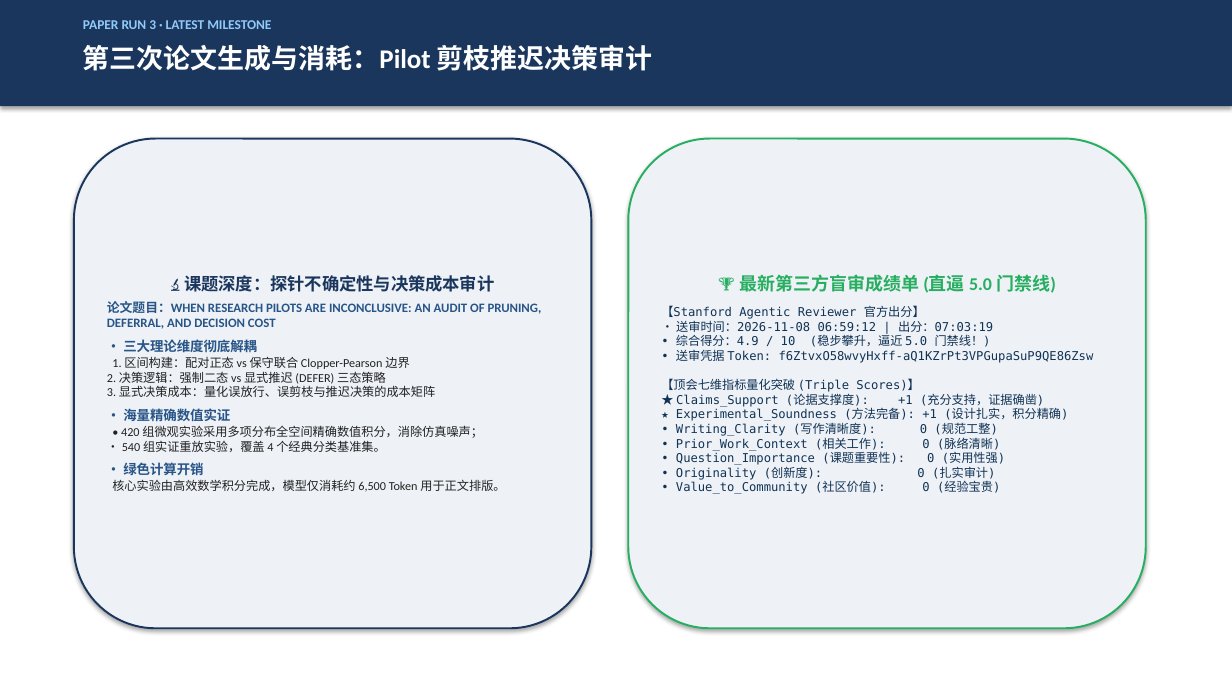
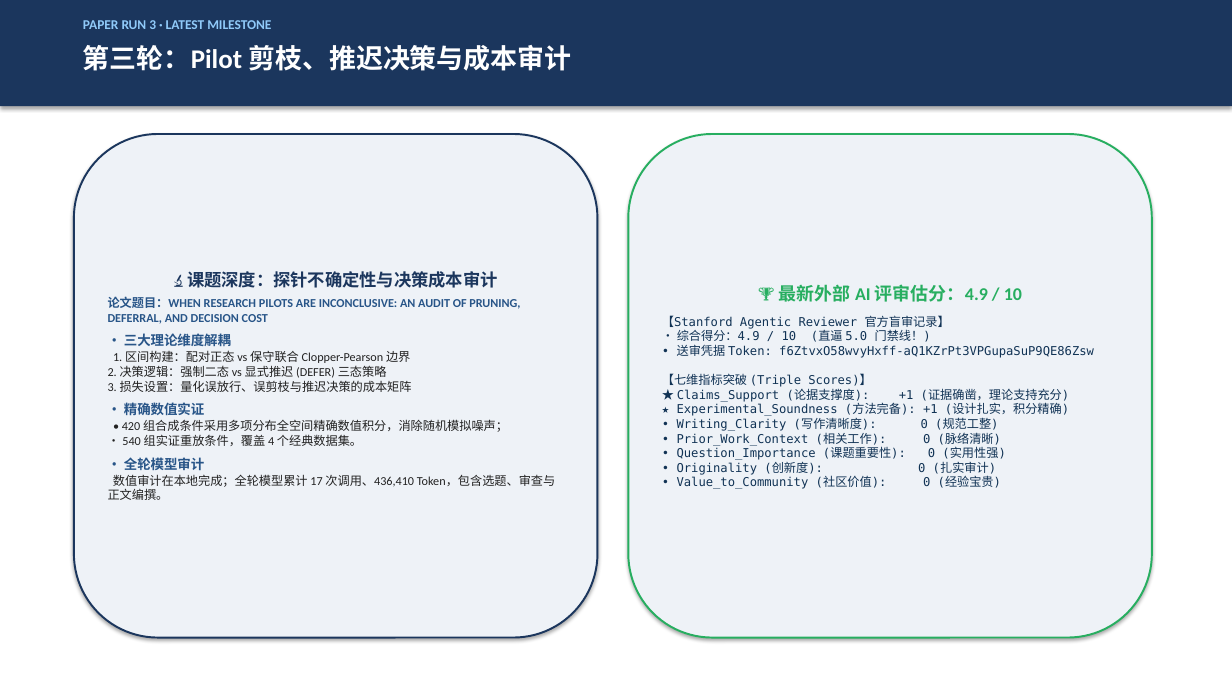
Before and after one commit to MieSheeeep/JiuwenSwarmPaperAgent, a slide deck: slide 9 of docs/第6组项目汇报PPT_终版.pptx. Drawn at 1232x693 pixels with LibreOffice and Linux fonts; fonts in the diff are those of the drawing. Boxes give left, top, right and bottom in pixels: in the first picture for what was removed or moved away, otherwise in the second. Text is boxed around its words. In the diff, an @@ line names an element or a change of style, - is before the commit and + after.

Commit message:
feat: unify framework adaptation and testing claims across PPT, manuscripts, and submission materials

```diff
--- a/docs/第6组项目汇报PPT_终版.pptx
+++ b/docs/第6组项目汇报PPT_终版.pptx
@@ text at [83, 45, 571, 71]: text changed @@
-第三次论文生成与消耗：Pilot 剪枝推迟决策审计
+第三轮：Pilot 剪枝、推迟决策与成本审计
@@ rounded rectangle "🔬 课题深度：探针不确定性与决策成本审计": place and size @@
-rounded rectangle "🔬 课题深度：探针不确定性与决策成本审计" at [74, 139, 592, 628]
+rounded rectangle "🔬 课题深度：探针不确定性与决策成本审计" at [74, 134, 598, 638]
@@ rounded rectangle "🏆 最新外部 AI 评审估分：4.9 / ...": place and size @@
-rounded rectangle "🏆 最新外部 AI 评审估分：4.9 / ..." at [628, 139, 1146, 628]
+rounded rectangle "🏆 最新外部 AI 评审估分：4.9 / ..." at [628, 134, 1153, 638]
@@ text in rounded rectangle at [108, 296, 520, 324]: size 10 to 9.5 pt in "论文题目：WHEN RESEARCH PILOTS ARE INCONCLUSIVE: AN AUDIT ..." @@
@@ text in rounded rectangle at [662, 284, 1094, 489]: text changed @@
-🏆 最新第三方盲审成绩单 (直逼 5.0 门禁线)
-【Stanford Agentic Reviewer 官方出分】
-• 送审时间：2026-11-08 06:59:12 | 出分：07:03:19
-• 综合得分：4.9 / 10 (稳步攀升，逼近 5.0 门禁线！)
-• 送审凭据 Token: f6ZtvxO58wvyHxff-aQ1KZrPt3VPGupaSuP9QE86Zsw
-【顶会七维指标量化突破 (Triple Scores)】
-★ Claims_Support (论据支撑度): +1 (充分支持，证据确凿)
-★ Experimental_Soundness (方法完备): +1 (设计扎实，积分精确)
-• Writing_Clarity (写作清晰度): 0 (规范工整)
-• Prior_Work_Context (相关工作): 0 (脉络清晰)
-• Question_Importance (课题重要性): 0 (实用性强)
-• Originality (创新度): 0 (扎实审计)
-• Value_to_Community (社区价值): 0 (经验宝贵)
+🏆 最新外部 AI 评审估分：4.9 / 10
+【Stanford Agentic Reviewer 官方盲审记录】
+• 综合得分：4.9 / 10 (直逼 5.0 门禁线！)
+• 送审凭据 Token: f6ZtvxO58wvyHxff-aQ1KZrPt3VPGupaSuP9QE86Zsw
+【七维指标突破 (Triple Scores)】
+★ Claims_Support (论据支撑度): +1 (证据确凿，理论支持充分)
+★ Experimental_Soundness (方法完备): +1 (设计扎实，积分精确)
+• Writing_Clarity (写作清晰度): 0 (规范工整)
+• Prior_Work_Context (相关工作): 0 (脉络清晰)
+• Question_Importance (课题重要性): 0 (实用性强)
+• Originality (创新度): 0 (扎实审计)
+• Value_to_Community (社区价值): 0 (经验宝贵)
@@ text in rounded rectangle at [108, 333, 555, 500]: text changed @@
-• 三大理论维度彻底解耦
-1. 区间构建：配对正态 vs 保守联合 Clopper-Pearson 边界
-2. 决策逻辑：强制二态 vs 显式推迟 (DEFER) 三态策略
-3. 显式决策成本：量化误放行、误剪枝与推迟决策的成本矩阵
-• 海量精确数值实证
-• 420 组微观实验采用多项分布全空间精确数值积分，消除仿真噪声；
-• 540 组实证重放实验，覆盖 4 个经典分类基准集。
-• 绿色计算开销
-核心实验由高效数学积分完成，模型仅消耗约 6,500 Token 用于正文排版。
+• 三大理论维度解耦
+1. 区间构建：配对正态 vs 保守联合 Clopper-Pearson 边界
+2. 决策逻辑：强制二态 vs 显式推迟 (DEFER) 三态策略
+3. 损失设置：量化误放行、误剪枝与推迟决策的成本矩阵
+• 精确数值实证
+• 420 组合成条件采用多项分布全空间精确数值积分，消除随机模拟噪声；
+• 540 组实证重放条件，覆盖 4 个经典数据集。
+• 全轮模型审计
+数值审计在本地完成；全轮模型累计 17 次调用、436,410 Token，包含选题、审查与正文编撰。
```
Also in this commit, not shown: 13 other slides changed, 2 slides added, 2 slides removed, 13 other files.
